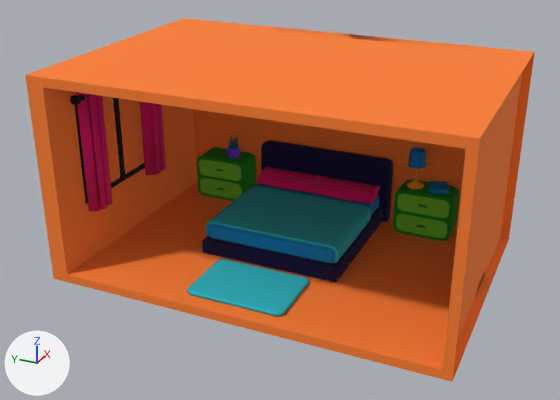
Renders of the FBX model Assets/Prefab/Appartements/SM_Room05.fbx from each side of a commit.
The view is the same before and after, from a 50 mm camera at (-1200.0, 434.0, 1191.0) aimed at (88.0, 1013.0, 547.0). The axes (+X, +Y, +Z) are drawn at lower left. The lights are the same throughout. Where no turn or scale is listed for an object, it has been applied to the vertices.

In view in the first picture: 'Bed.027', 'Cube.214', 'Cube.247', 'Cube.255', 'Cube.258', 'Living Room curtain.020', 'Living Room curtain.023', 'Living Room curtain.024', 'Living Room curtain.026', 'Matress.002', 'Pillow1.002', 'Pillow2.002', 'Room05', 'Tapis rectangle.002', 'Tetedelit.001', 'Tiroirs.007', 'Tiroirs.008', 'Tiroirs.009', 'Tiroirs.010', 'tABLEbASSE.001', 'tABLEbASSE.003'.
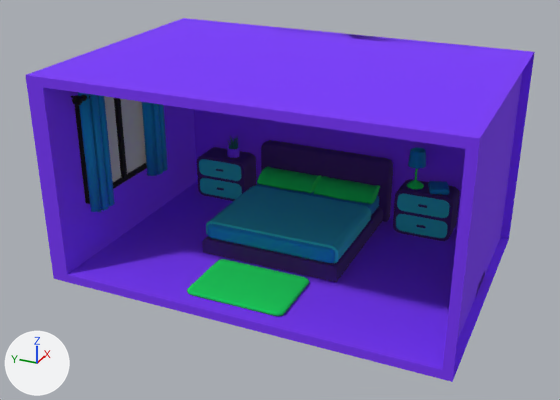
Pixel boxes (x1, y1, x2, y2) of what changed, in the pictures (560 x 400 px):
'Cube.258', recoloured (orange to purple)
    both: (41, 21, 525, 149)
'Cube.255', recoloured (orange to purple)
    both: (67, 182, 502, 379)
'Cube.214', recoloured
    both: (25, 18, 197, 282)
'Cube.247', recoloured (orange to purple)
    both: (441, 51, 535, 382)
'Room05', recoloured
    both: (191, 20, 523, 235)
'Tapis rectangle.002', recoloured (cyan to green)
    both: (187, 259, 309, 316)
'Living Room curtain.023', moved
    before: (75, 98, 145, 203)
    after: (75, 96, 147, 204)
'Living Room curtain.024', recoloured, moved
    before: (76, 92, 113, 212)
    after: (78, 92, 115, 212)
'Living Room curtain.020', recoloured, moved
    before: (140, 101, 166, 176)
    after: (142, 102, 168, 176)
'tABLEbASSE.001', recoloured (green to purple)
    both: (393, 179, 460, 241)
'tABLEbASSE.003', recoloured (green to purple)
    both: (197, 147, 256, 201)
'Pillow2.002', recoloured
    both: (314, 176, 380, 204)
'Pillow1.002', recoloured
    both: (257, 166, 321, 193)
'Tiroirs.008', recoloured (green to cyan)
    both: (397, 193, 450, 218)
'Tiroirs.007', recoloured (green to cyan)
    both: (396, 214, 447, 238)
'Tiroirs.010', recoloured (green to cyan)
    both: (199, 159, 241, 181)
'Tiroirs.009', recoloured (green to cyan)
    both: (200, 178, 242, 199)
'Living Room curtain.026', moved
    before: (70, 95, 80, 105)
    after: (72, 95, 83, 106)

The change, as a diff of the scene's bpy script:
```diff
--- a/Assets/Prefab/Appartements/SM_Room05.fbx.py
+++ b/Assets/Prefab/Appartements/SM_Room05.fbx.py
@@ me_cube_310 @@
 me_cube_310.from_pydata(...)  # 8 vertices, 6 faces; spans x -18.0..18.0, y -375.0..375.0, z -200.0..200.0
-me_cube_310.materials.append(mat_orangerouge)  # orange #ff8030
+me_cube_310.materials.append(mat_violetvf_001)  # purple #7a34fd
@@ me_mesh_789 @@
 me_mesh_789.from_pydata(...)  # 114 vertices, 112 faces; spans x 281.3..346.7, y -59.3..72.0, z 102.5..130.5
-me_mesh_789.materials.append(mat_rosevf_001)  # pink #d90b6b
+me_mesh_789.materials.append(mat_vertvif_vf001)  # green #00d75a
@@ me_cube_309 @@
 me_cube_309.from_pydata(...)  # 8 vertices, 6 faces; spans x -550.0..0.0, y -18.0..18.0, z -191.0..227.0
-me_cube_309.materials.append(mat_orangerouge)  # orange #ff8030
+me_cube_309.materials.append(mat_violetvf_001)  # purple #7a34fd
@@ me_cube_567 @@
 me_cube_567.from_pydata(...)  # 40 vertices, 22 faces; spans x -33.0..33.0, y -56.0..56.0, z -20.4..20.4
-me_cube_567.materials.append(mat_vertclairvf_001)  # green #71c52e
+me_cube_567.materials.append(mat_bleuvifvf_001)  # cyan #27b8c5
@@ me_cube_564 @@
 me_cube_564.from_pydata(...)  # 40 vertices, 22 faces; spans x -33.0..33.0, y -56.0..56.0, z -20.4..20.4
-me_cube_564.materials.append(mat_vertclairvf_001)  # green #71c52e
+me_cube_564.materials.append(mat_bleuvifvf_001)  # cyan #27b8c5
@@ me_mesh_790 @@
 me_mesh_790.from_pydata(...)  # 114 vertices, 112 faces; spans x 281.3..346.7, y -59.3..72.0, z 102.5..130.5
-me_mesh_790.materials.append(mat_rosevf_001)  # pink #d90b6b
+me_mesh_790.materials.append(mat_vertvif_vf001)  # green #00d75a
@@ me_cube_572 @@
 me_cube_572.from_pydata(...)  # 40 vertices, 22 faces; spans x -33.0..33.0, y -122.1..2.9, z -51.1..51.1
-me_cube_572.materials.append(mat_vertvf_003)  # green #008907
+me_cube_572.materials.append(mat_violtresfonce)  # dark purple #3f1c70
@@ me_cube_540 @@
 me_cube_540.from_pydata(...)  # 8 vertices, 5 faces; spans x -550.0..0.0, y 0.0..18.0, z -191.0..227.0
-me_cube_540.materials.append(mat_orangerouge)  # orange #ff8030
+me_cube_540.materials.append(mat_violetvf_001)  # purple #7a34fd
@@ me_cube_565 @@
 me_cube_565.from_pydata(...)  # 40 vertices, 22 faces; spans x -33.0..33.0, y -56.0..56.0, z -20.4..20.4
-me_cube_565.materials.append(mat_vertclairvf_001)  # green #71c52e
+me_cube_565.materials.append(mat_bleuvifvf_001)  # cyan #27b8c5
@@ me_cube_566 @@
 me_cube_566.from_pydata(...)  # 40 vertices, 22 faces; spans x -33.0..33.0, y -56.0..56.0, z -20.4..20.4
-me_cube_566.materials.append(mat_vertclairvf_001)  # green #71c52e
+me_cube_566.materials.append(mat_bleuvifvf_001)  # cyan #27b8c5
@@ me_cube_556 @@
 me_cube_556.from_pydata(...)  # 8 vertices, 6 faces; spans x -550.0..0.0, y -577.0..173.0, z -18.0..0.0
-me_cube_556.materials.append(mat_orangerouge)  # orange #ff8030
+me_cube_556.materials.append(mat_violetvf_001)  # purple #7a34fd
@@ me_cube_553 @@
 me_cube_553.from_pydata(...)  # 8 vertices, 6 faces; spans x -550.0..0.0, y -577.0..173.0, z -18.0..0.0
-me_cube_553.materials.append(mat_orangerouge)  # orange #ff8030
+me_cube_553.materials.append(mat_violetvf_001)  # purple #7a34fd
@@ me_cube_573 @@
 me_cube_573.from_pydata(...)  # 40 vertices, 22 faces; spans x -33.0..33.0, y -122.1..2.9, z -51.1..51.1
-me_cube_573.materials.append(mat_vertvf_003)  # green #008907
+me_cube_573.materials.append(mat_violtresfonce)  # dark purple #3f1c70
@@ me_cube_562 @@
 me_cube_562.from_pydata(...)  # 264 vertices, 242 faces; spans x -71.0..71.0, y -101.0..101.0, z -4.0..4.0
-me_cube_562.materials.append(mat_bleuvifvf_001)  # cyan #27b8c5
+me_cube_562.materials.append(mat_vertvif_vf001)  # green #00d75a
@@ me_mesh_776 @@
 me_mesh_776.from_pydata(...)  # 228 vertices, 452 faces; spans x -27.0..28.0, y -14.0..15.0, z -117.0..136.0
-me_mesh_776.materials.append(mat_rosevf_001)  # pink #d90b6b
+me_mesh_776.materials.append(mat_bleucielvf)  # blue #007ebc
@@ me_mesh_772 @@
 me_mesh_772.from_pydata(...)  # 228 vertices, 452 faces; spans x -27.0..28.0, y -14.0..15.0, z -117.0..136.0
-me_mesh_772.materials.append(mat_rosevf_001)  # pink #d90b6b
+me_mesh_772.materials.append(mat_bleucielvf)  # blue #007ebc
@@ ob_living_room_curtain_023 @@
 ob_living_room_curtain_023 = bpy.data.objects.new('Living Room curtain.023', me_mesh_775)
-ob_living_room_curtain_023.location = (55.0, 1366.0, 648.0)
+ob_living_room_curtain_023.location = (55.0, 1361.0, 648.0)
@@ ob_living_room_curtain_026 @@
 ob_living_room_curtain_026 = bpy.data.objects.new('Living Room curtain.026', me_mesh_778)
-ob_living_room_curtain_026.location = (-92.0, 1347.0, 762.0)
+ob_living_room_curtain_026.location = (-92.0, 1342.0, 762.0)
@@ ob_living_room_curtain_024 @@
 ob_living_room_curtain_024 = bpy.data.objects.new('Living Room curtain.024', me_mesh_776)
-ob_living_room_curtain_024.location = (-49.0, 1348.0, 644.0)
+ob_living_room_curtain_024.location = (-49.0, 1343.0, 644.0)
@@ ob_living_room_curtain_020 @@
 ob_living_room_curtain_020 = bpy.data.objects.new('Living Room curtain.020', me_mesh_772)
-ob_living_room_curtain_020.location = (155.0, 1348.0, 644.0)
+ob_living_room_curtain_020.location = (155.0, 1343.0, 644.0)
```
